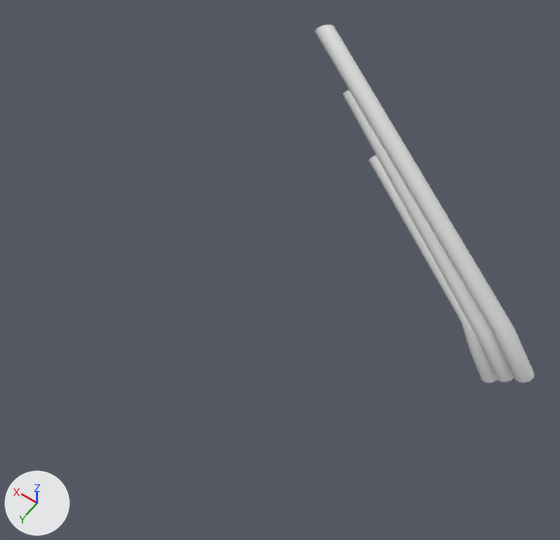
What one commit did to the FBX model Assets/ColdResources/Meshes/angel_exhaust.fbx.
Rendered twice from a 50 mm lens placed at (-3.49, 3.4, 6.01), pointed at (-1.18, 0.16, 0.91). Arrows for +X, +Y and +Z are at lower left; the lights stay in place. Where no turn or scale is listed for an object, it has been applied to the vertices.

In view in the first picture: 'angel_exhaust'.
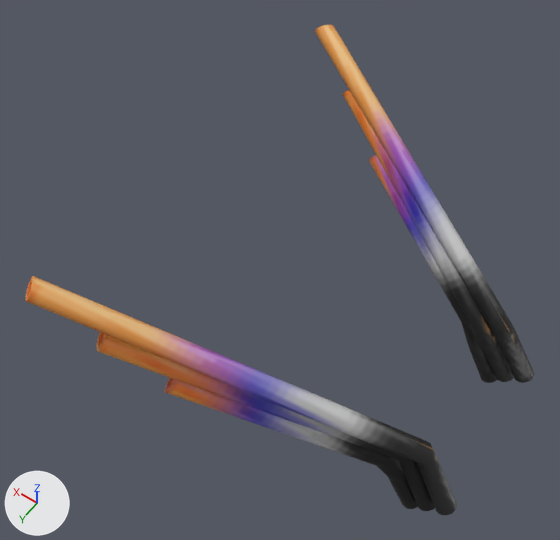
Where the newer file only moved an object's origin or applied its transform, the numbers keep the older frame.

Changed parts and their boxes (x1, y1, x2, y2) in the pictures (560 x 540 px):
'angel_exhaust', reshaped (132% wider, 37% taller)
    before: (315, 25, 534, 383)
    after: (25, 25, 534, 515)
part 1 of me_beziercurve_001, added
    after: (25, 276, 457, 515)
part 2 of me_beziercurve_001, added
    after: (164, 378, 418, 509)
part 3 of me_beziercurve_001, added
    after: (97, 332, 435, 511)
part 4 of me_beziercurve_001, recoloured
    both: (315, 25, 534, 383)

What changed in the scene script:
```text
Add img_angel_exhaust_col_png:
    img_angel_exhaust_col_png = load_image('angel_exhaust_col.png', '../Maps/angel_exhaust_col.png', 128, 128, 'sRGB')
Add mat_angel_exhaust:
    mat_angel_exhaust = principled_material('angel_exhaust')
    mat_angel_exhaust.texture = img_angel_exhaust_col_png
Change me_beziercurve_001:
    used by ob_angel_exhaust; location = (0.108, 0.0, 0.0)
    remove me_beziercurve_001.from_pydata(...)  # 192 vertices, 156 faces; spans x -3.4..-0.31, y -1.89..-0.61, z -0.33..1.84
    add me_beziercurve_001.from_pydata(...)  # 384 vertices, 312 faces; spans x -3.4..-0.31, y -1.89..1.89, z -0.33..1.84
    me_beziercurve_001 part 1: the loose piece of 60 vertices spanning x -3.4..-0.31, y -1.89..-0.61, z -0.06..1.84 is copied, and the copy is mirrored in y about the mesh origin, in mat_angel_exhaust (picture img_angel_exhaust_col_png); it spans x -3.4..-0.31, y 0.61..1.89, z -0.06..1.84
    me_beziercurve_001 part 2: the loose piece of 72 vertices spanning x -3.13..-1.18, y -1.57..-0.64, z -0.33..0.99 is copied, and the copy is mirrored in y about the mesh origin, in mat_angel_exhaust (picture img_angel_exhaust_col_png); it spans x -3.13..-1.18, y 0.64..1.57, z -0.33..0.99
    me_beziercurve_001 part 3: the loose piece of 60 vertices spanning x -3.25..-0.73, y -1.75..-0.61, z -0.19..1.41 is copied, and the copy is mirrored in y about the mesh origin, in mat_angel_exhaust (picture img_angel_exhaust_col_png); it spans x -3.25..-0.73, y 0.61..1.75, z -0.19..1.41
    me_beziercurve_001 part 4: 156 faces spanning x -3.4..-0.31, y -1.89..-0.61, z -0.33..1.84 switch from no material to mat_angel_exhaust (picture img_angel_exhaust_col_png)
```
